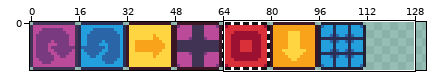
A sprite sheet gets an edit: assets/images/actions/rotate.png. The picture above shows the old version from afar; the outline marks the close-up.
Close-up. Before the commit:
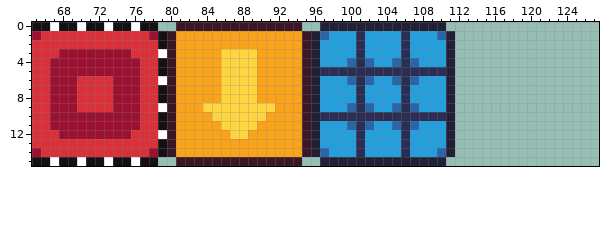
The file is 160x16 pixels. Shown: x 65..127, y 0..15. The wide view leaves out empty margins.
After the commit:
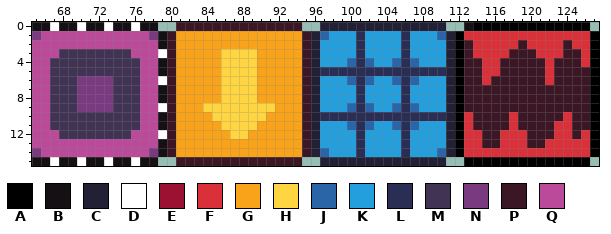
Palette (. is transparent): A #000000  B #141013  C #222034  D #ffffff  E #9c1131  F #d93039  G #f9a31b  H #ffd541  J #2a65a8  K #249fde  L #2a2e54  M #403353  N #793a80  P #3b1725  Q #bc4a9b
Changes in this commit:
{"y":0,"x":113,"old":"..............","new":"BAAAAAAAAAAAAA"}
{"y":1,"x":65,"old":"EFFFFFFFFFFFFE","new":"NQQQQQQQQQQQQN"}
{"y":1,"x":112,"old":"................","new":"AFFFFFFFFFFFFFFA"}
{"y":2,"x":65,"old":"FFFFFFFFFFFFFF","new":"QQQQQQQQQQQQQQ"}
{"y":2,"x":112,"old":"................","new":"APFFFFFPFFFFPFFA"}
{"y":3,"x":65,"old":"FFFEEEEEEEEFFF","new":"QQQMMMMMMMMQQQ"}
{"y":3,"x":112,"old":"................","new":"APFFFFPPPFFFPPFA"}
{"y":4,"x":65,"old":"FFEEEEEEEEEEFF","new":"QQMMMMMMMMMMQQ"}
{"y":4,"x":112,"old":"................","new":"APPFFPPPPPFPPPFA"}
{"y":5,"x":65,"old":"FFEEEEEEEEEEFF","new":"QQMMMMMMMMMMQQ"}
{"y":5,"x":112,"old":"................","new":"APPFFPPPPPFPPPPA"}
{"y":6,"x":65,"old":"FFEEEFFFFEEEFF","new":"QQMMMNNNNMMMQQ"}
{"y":6,"x":112,"old":"................","new":"APPFPPPPPPFPPPPA"}
{"y":7,"x":65,"old":"FFEEEFFFFEEEFF","new":"QQMMMNNNNMMMQQ"}
{"y":7,"x":112,"old":"................","new":"APPPPPPPPPPPPPPA"}
{"y":8,"x":65,"old":"FFEEEFFFFEEEFF","new":"QQMMMNNNNMMMQQ"}
{"y":8,"x":112,"old":"................","new":"APPPPPPPPPPPPPPA"}
{"y":9,"x":65,"old":"FFEEEFFFFEEEFF","new":"QQMMMNNNNMMMQQ"}
{"y":9,"x":112,"old":"................","new":"APPPPPPPPPPPPPPA"}
{"y":10,"x":65,"old":"FFEEEEEEEEEEFF","new":"QQMMMMMMMMMMQQ"}
{"y":10,"x":112,"old":"................","new":"AFPPPPFPPPPPFPPA"}
{"y":11,"x":65,"old":"FFEEEEEEEEEEFF","new":"QQMMMMMMMMMMQQ"}
{"y":11,"x":112,"old":"................","new":"AFPPPPFPPPPFFPPA"}
{"y":12,"x":65,"old":"FFFEEEEEEEEFFF","new":"QQQMMMMMMMMQQQ"}
{"y":12,"x":112,"old":"................","new":"AFFPPFFFPPPFFPFA"}
{"y":13,"x":65,"old":"FFFFFFFFFFFFFF","new":"QQQQQQQQQQQQQQ"}
{"y":13,"x":112,"old":"................","new":"AFFPPFFFPPFFFFFA"}
{"y":14,"x":65,"old":"EFFFFFFFFFFFFE","new":"NQQQQQQQQQQQQN"}
{"y":14,"x":112,"old":"................","new":"AFFFFFFFFFFFFFFA"}
{"y":15,"x":113,"old":"..............","new":"AAAAAAAAAAAAAA"}
